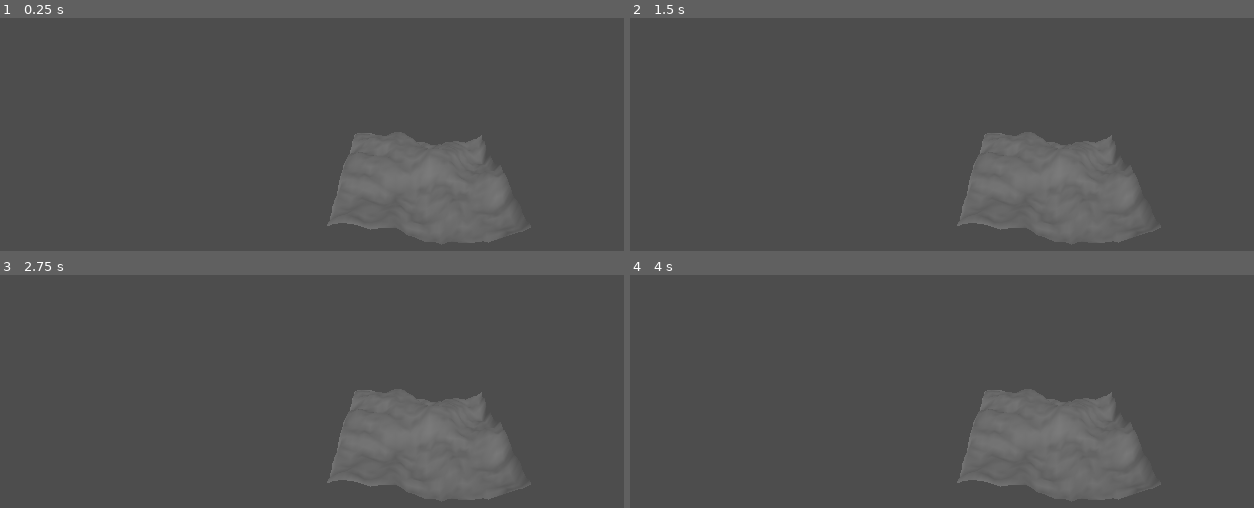
Above: before the commit, frames 1-4 (two rows, left to right).
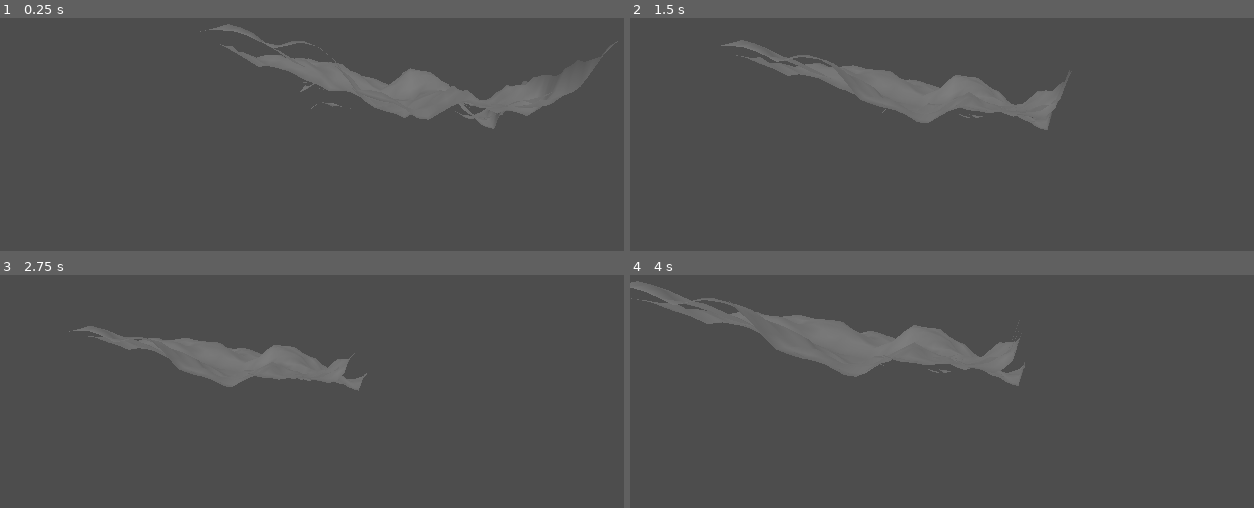
Above: after the commit, the same moments.

Repository: PaulErpen/terraineditor
Game: Godot game, scene res://cell.tscn
Two runs of this game, one before a commit and one after it. Both use one fixed random seed, a clock stepped at 60 frames per second and the inputs below.
Inputs (mouse positions are in pixels of both pictures, inside the frame that each line leads up to):
- Up to frame 1 (0.25 s): no input
- Up to frame 2 (1.5 s): tap Enter at 0.5 s; move the mouse to (1204, 129) at 0.52 s; hold D (right, bound only after the commit) 0.53-1.28 s; click (1204, 129) at 0.67 s; move the mouse to (867, 174) at 1.27 s; hold S (backward, bound only after the commit) from 1.28 s (still down); click (867, 174) at 1.42 s
- Up to frame 3 (2.75 s): move the mouse to (480, 309) at 2.02 s; release S (backward, bound only after the commit) at 2.03 s; hold D (right, bound only after the commit) from 2.03 s (still down); click (480, 309) at 2.17 s
- Up to frame 4 (4 s): move the mouse to (991, 498) at 2.77 s; release D (right, bound only after the commit) at 2.78 s; hold W (forward, bound only after the commit) 2.78-3.53 s; click (991, 498) at 2.92 s; move the mouse to (outside the picture) at 3.52 s; hold A (left, bound only after the commit) from 3.53 s (still down); click (outside the picture) at 3.67 s

The runs differ from the first frame. In frame 1, 15% of the frame differs, in the area x 32-100%, y 2-97%; in frame 2, 14%; in frame 3, 13%; in frame 4, 16%, in the area x 0-83%, y 2-97%.

Commit message:
Camera movement

Diff:
--- /dev/null
+++ b/camera/camera.gd
@@ -0,0 +1,42 @@
+extends Node3D
+
+@export var rotation_speed: float = 0.01
+@export var camera_speed: float = 1.0
+
+@onready var camera: Camera3D = $Gimbal/Camera3D
+@onready var gimbal: Node3D = $Gimbal
+
+# Called when the node enters the scene tree for the first time.
+func _ready() -> void:
+	pass # Replace with function body.
+
+
+# Called every frame. 'delta' is the elapsed time since the previous frame.
+func _process(delta: float) -> void:
+	var movement_direction: Vector3 = Vector3.ZERO
+
+	if Input.is_action_pressed("forward"):
+		movement_direction -= basis.z
+	if Input.is_action_pressed("backward"):
+		movement_direction += basis.z
+	if Input.is_action_pressed("left"):
+		movement_direction -= basis.x
+	if Input.is_action_pressed("right"):
+		movement_direction += basis.x
+
+	if movement_direction != Vector3.ZERO:
+		movement_direction.y = 0
+		movement_direction = movement_direction.normalized() * camera_speed
+		transform.origin += movement_direction * delta
+
+
+func _input(event: InputEvent) -> void:
+	if event is InputEventMouseMotion:
+		if Input.is_mouse_button_pressed(MOUSE_BUTTON_MIDDLE):
+			rotate_y(-event.relative.x * rotation_speed)
+			gimbal.rotate_x(-event.relative.y * rotation_speed)
+
+	if event is InputEventMouseButton and event.button_index == MOUSE_BUTTON_WHEEL_UP:
+		camera.position.z = clamp(camera.position.z - 0.1, 0.1, 10.0)
+	elif event is InputEventMouseButton and event.button_index == MOUSE_BUTTON_WHEEL_DOWN:
+		camera.position.z = clamp(camera.position.z + 0.1, 0.1, 10.0)
--- /dev/null
+++ b/camera/camera.tscn
@@ -0,0 +1,11 @@
+[gd_scene load_steps=2 format=3 uid="uid://xqonh80jxl4i"]
+
+[ext_resource type="Script" path="res://camera/camera.gd" id="1_43w78"]
+
+[node name="Camera" type="Node3D"]
+script = ExtResource("1_43w78")
+
+[node name="Gimbal" type="Node3D" parent="."]
+
+[node name="Camera3D" type="Camera3D" parent="Gimbal"]
+transform = Transform3D(1, 0, 0, 0, 1, 0, 0, 0, 1, 0, 0, 2.33528)
--- a/cell.tscn
+++ b/cell.tscn
@@ -1,7 +1,8 @@
-[gd_scene load_steps=10 format=3 uid="uid://efb3nrmeanbb"]
+[gd_scene load_steps=11 format=3 uid="uid://efb3nrmeanbb"]
 
 [ext_resource type="Script" path="res://cell.gd" id="1_4igua"]
 [ext_resource type="Shader" path="res://cell.gdshader" id="2_yphr4"]
+[ext_resource type="PackedScene" uid="uid://xqonh80jxl4i" path="res://camera/camera.tscn" id="3_hiest"]
 
 [sub_resource type="FastNoiseLite" id="FastNoiseLite_ilyhk"]
 
@@ -36,11 +37,10 @@
 material_override = SubResource("ShaderMaterial_a8sli")
 mesh = SubResource("PlaneMesh_p0bd4")
 
-[node name="Camera3D" type="Camera3D" parent="."]
-transform = Transform3D(1, 0, 0, 0, 0.868709, 0.495322, 0, -0.495322, 0.868709, -0.287836, 2.55614, 3.11108)
-
 [node name="WorldEnvironment" type="WorldEnvironment" parent="."]
 environment = SubResource("Environment_c1k0s")
 
 [node name="DirectionalLight3D" type="DirectionalLight3D" parent="."]
 transform = Transform3D(1, 0, 0, 0, 0.998268, 0.058836, 0, -0.058836, 0.998268, 0, 2.21143, 0)
+
+[node name="Camera" parent="." instance=ExtResource("3_hiest")]
--- a/project.godot
+++ b/project.godot
@@ -14,3 +14,26 @@
 run/main_scene="res://cell.tscn"
 config/features=PackedStringArray("4.3", "Forward Plus")
 config/icon="res://icon.svg"
+
+[input]
+
+forward={
+"deadzone": 0.5,
+"events": [Object(InputEventKey,"resource_local_to_scene":false,"resource_name":"","device":-1,"window_id":0,"alt_pressed":false,"shift_pressed":false,"ctrl_pressed":false,"meta_pressed":false,"pressed":false,"keycode":0,"physical_keycode":87,"key_label":0,"unicode":119,"location":0,"echo":false,"script":null)
+]
+}
+left={
+"deadzone": 0.5,
+"events": [Object(InputEventKey,"resource_local_to_scene":false,"resource_name":"","device":-1,"window_id":0,"alt_pressed":false,"shift_pressed":false,"ctrl_pressed":false,"meta_pressed":false,"pressed":false,"keycode":0,"physical_keycode":65,"key_label":0,"unicode":97,"location":0,"echo":false,"script":null)
+]
+}
+right={
+"deadzone": 0.5,
+"events": [Object(InputEventKey,"resource_local_to_scene":false,"resource_name":"","device":-1,"window_id":0,"alt_pressed":false,"shift_pressed":false,"ctrl_pressed":false,"meta_pressed":false,"pressed":false,"keycode":0,"physical_keycode":68,"key_label":0,"unicode":100,"location":0,"echo":false,"script":null)
+]
+}
+backward={
+"deadzone": 0.5,
+"events": [Object(InputEventKey,"resource_local_to_scene":false,"resource_name":"","device":-1,"window_id":0,"alt_pressed":false,"shift_pressed":false,"ctrl_pressed":false,"meta_pressed":false,"pressed":false,"keycode":0,"physical_keycode":83,"key_label":0,"unicode":115,"location":0,"echo":false,"script":null)
+]
+}
